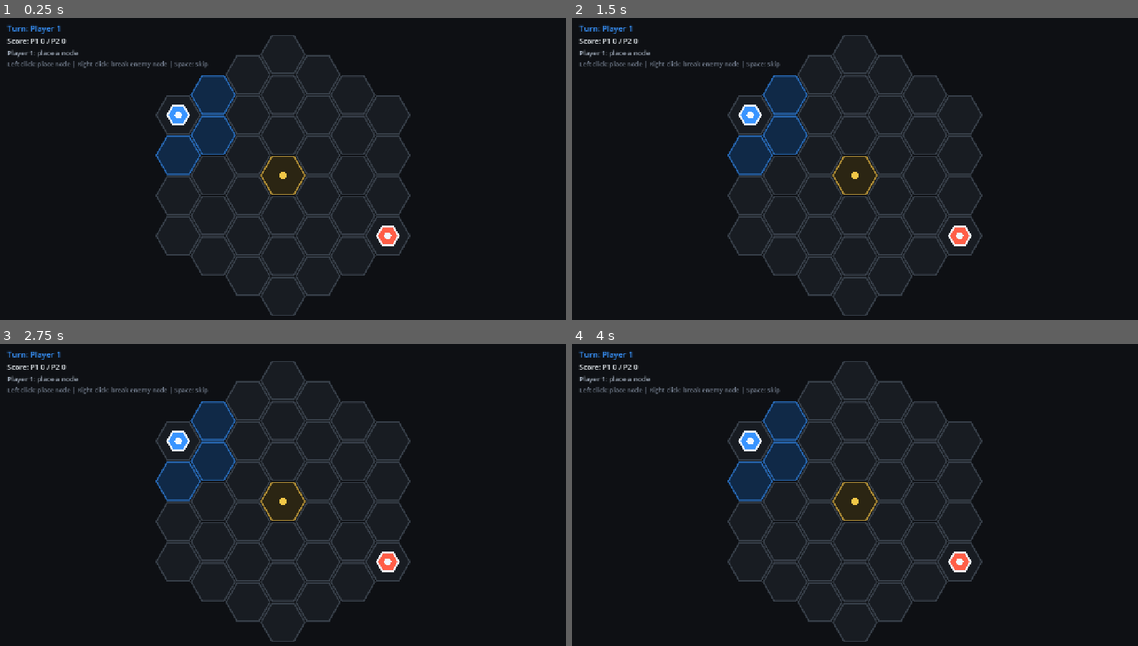
Above: before the commit, frames 1-4 (two rows, left to right).
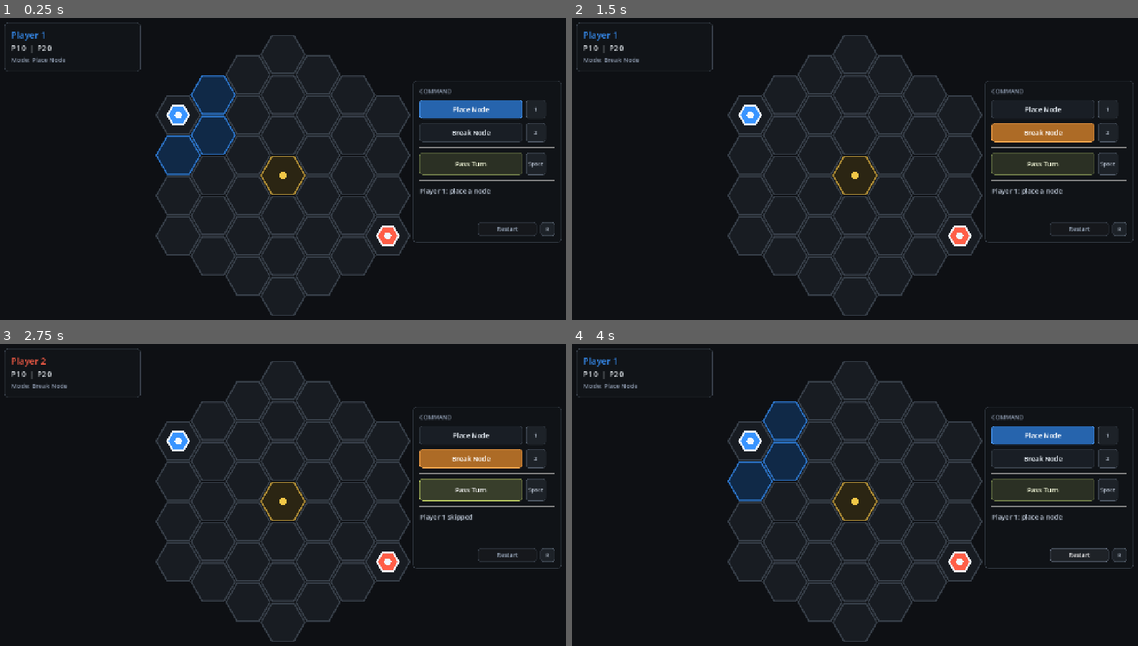
Above: after the commit, the same moments.

Repository: skulhex/hollow-grid
Game: Godot game, scene res://main.tscn
The game is run twice, just before and just after one commit, with the same random seed, the same clock (stepped at 60 frames per second) and the same inputs.
Inputs (mouse positions are in pixels of both pictures, inside the frame that each line leads up to):
- Up to frame 1 (0.25 s): no input
- Up to frame 2 (1.5 s): click (1041, 108) at 0.5 s, where only the run after the commit has a clickable "Place Node"; click (1041, 132) at 1.25 s, where only the run after the commit has a clickable "Break Node"
- Up to frame 3 (2.75 s): click (469, 488) at 2 s, where only the run after the commit has a clickable "Pass Turn"
- Up to frame 4 (4 s): click (1081, 555) at 2.75 s, where only the run after the commit has a clickable "Restart"; click (1081, 555) at 3.5 s, where only the run after the commit has a clickable "Restart"

The runs differ from the first frame. In frame 1, 4.6% of the frame differs, in the area x 0-100%, y 1-75%; in frame 2, 6.9%; in frame 3, 6.8%; in frame 4, 4.6%.

Commit message:
Add action controls and target highlighting

Diff:
--- a/game/main.tscn
+++ b/game/main.tscn
@@ -10,10 +10,10 @@
 [node name="BoardView" type="Node2D" parent="." unique_id=1011226363]
 script = ExtResource("2_board_view")
 
-[node name="HUD" type="CanvasLayer" parent="."]
+[node name="HUD" type="CanvasLayer" parent="." unique_id=1302230406]
 script = ExtResource("3_hud")
 
-[node name="Root" type="Control" parent="HUD"]
+[node name="Root" type="Control" parent="HUD" unique_id=1292622886]
 layout_mode = 3
 anchors_preset = 15
 anchor_right = 1.0
@@ -22,29 +22,146 @@
 grow_vertical = 2
 mouse_filter = 2
 
-[node name="MarginContainer" type="MarginContainer" parent="HUD/Root"]
+[node name="StatusPanel" type="PanelContainer" parent="HUD/Root"]
 layout_mode = 1
-offset_left = 24.0
+offset_left = 18.0
 offset_top = 18.0
-offset_right = 560.0
-offset_bottom = 126.0
+offset_right = 322.0
+offset_bottom = 128.0
+mouse_filter = 2
 
-[node name="VBoxContainer" type="VBoxContainer" parent="HUD/Root/MarginContainer"]
+[node name="StatusMargin" type="MarginContainer" parent="HUD/Root/StatusPanel"]
 layout_mode = 2
-theme_override_constants/separation = 4
+theme_override_constants/margin_left = 14
+theme_override_constants/margin_top = 12
+theme_override_constants/margin_right = 14
+theme_override_constants/margin_bottom = 12
 
-[node name="TurnLabel" type="Label" parent="HUD/Root/MarginContainer/VBoxContainer"]
+[node name="StatusVBox" type="VBoxContainer" parent="HUD/Root/StatusPanel/StatusMargin"]
 layout_mode = 2
-text = "Turn: Player 1"
+theme_override_constants/separation = 5
 
-[node name="ScoreLabel" type="Label" parent="HUD/Root/MarginContainer/VBoxContainer"]
+[node name="TurnLabel" type="Label" parent="HUD/Root/StatusPanel/StatusMargin/StatusVBox"]
 layout_mode = 2
-text = "Score: P1 0 / P2 0"
+text = "Player 1"
 
-[node name="StatusLabel" type="Label" parent="HUD/Root/MarginContainer/VBoxContainer"]
+[node name="ScoreLabel" type="Label" parent="HUD/Root/StatusPanel/StatusMargin/StatusVBox"]
 layout_mode = 2
+text = "P1 0  |  P2 0"
+
+[node name="SelectedLabel" type="Label" parent="HUD/Root/StatusPanel/StatusMargin/StatusVBox"]
+layout_mode = 2
+text = "Mode: Place Node"
+
+[node name="CommandPanel" type="PanelContainer" parent="HUD/Root"]
+layout_mode = 1
+anchors_preset = -1
+anchor_left = 1.0
+anchor_right = 1.0
+offset_left = -350.0
+offset_top = 148.0
+offset_right = -18.0
+offset_bottom = 510.0
+grow_horizontal = 0
+mouse_filter = 0
+
+[node name="CommandMargin" type="MarginContainer" parent="HUD/Root/CommandPanel"]
+layout_mode = 2
+theme_override_constants/margin_left = 14
+theme_override_constants/margin_top = 14
+theme_override_constants/margin_right = 14
+theme_override_constants/margin_bottom = 14
+
+[node name="CommandVBox" type="VBoxContainer" parent="HUD/Root/CommandPanel/CommandMargin"]
+layout_mode = 2
+theme_override_constants/separation = 10
+
+[node name="CommandTitle" type="Label" parent="HUD/Root/CommandPanel/CommandMargin/CommandVBox"]
+layout_mode = 2
+text = "COMMAND"
+
+[node name="PlaceRow" type="HBoxContainer" parent="HUD/Root/CommandPanel/CommandMargin/CommandVBox"]
+layout_mode = 2
+theme_override_constants/separation = 8
+
+[node name="PlaceButton" type="Button" parent="HUD/Root/CommandPanel/CommandMargin/CommandVBox/PlaceRow"]
+custom_minimum_size = Vector2(230, 42)
+layout_mode = 2
+focus_mode = 0
+toggle_mode = true
+text = "Place Node"
+
+[node name="PlaceKeyLabel" type="Label" parent="HUD/Root/CommandPanel/CommandMargin/CommandVBox/PlaceRow"]
+custom_minimum_size = Vector2(44, 42)
+layout_mode = 2
+text = "1"
+horizontal_alignment = 1
+vertical_alignment = 1
+
+[node name="BreakRow" type="HBoxContainer" parent="HUD/Root/CommandPanel/CommandMargin/CommandVBox"]
+layout_mode = 2
+theme_override_constants/separation = 8
+
+[node name="BreakButton" type="Button" parent="HUD/Root/CommandPanel/CommandMargin/CommandVBox/BreakRow"]
+custom_minimum_size = Vector2(230, 42)
+layout_mode = 2
+focus_mode = 0
+toggle_mode = true
+text = "Break Node"
+
+[node name="BreakKeyLabel" type="Label" parent="HUD/Root/CommandPanel/CommandMargin/CommandVBox/BreakRow"]
+custom_minimum_size = Vector2(44, 42)
+layout_mode = 2
+text = "2"
+horizontal_alignment = 1
+vertical_alignment = 1
+
+[node name="CommandSeparator" type="HSeparator" parent="HUD/Root/CommandPanel/CommandMargin/CommandVBox"]
+layout_mode = 2
+
+[node name="SkipRow" type="HBoxContainer" parent="HUD/Root/CommandPanel/CommandMargin/CommandVBox"]
+layout_mode = 2
+theme_override_constants/separation = 8
+
+[node name="SkipButton" type="Button" parent="HUD/Root/CommandPanel/CommandMargin/CommandVBox/SkipRow"]
+custom_minimum_size = Vector2(230, 50)
+layout_mode = 2
+focus_mode = 0
+text = "Pass Turn"
+
+[node name="SkipKeyLabel" type="Label" parent="HUD/Root/CommandPanel/CommandMargin/CommandVBox/SkipRow"]
+custom_minimum_size = Vector2(44, 50)
+layout_mode = 2
+text = "Space"
+horizontal_alignment = 1
+vertical_alignment = 1
+
+[node name="MessageSeparator" type="HSeparator" parent="HUD/Root/CommandPanel/CommandMargin/CommandVBox"]
+layout_mode = 2
+
+[node name="StatusLabel" type="Label" parent="HUD/Root/CommandPanel/CommandMargin/CommandVBox"]
+layout_mode = 2
+size_flags_vertical = 3
 text = "Player 1: place a node"
+autowrap_mode = 3
 
-[node name="HelpLabel" type="Label" parent="HUD/Root/MarginContainer/VBoxContainer"]
+[node name="UtilityRow" type="HBoxContainer" parent="HUD/Root/CommandPanel/CommandMargin/CommandVBox"]
 layout_mode = 2
-text = "Left click: place node | Right click: break enemy node | Space: skip"
+theme_override_constants/separation = 8
+
+[node name="UtilitySpacer" type="Control" parent="HUD/Root/CommandPanel/CommandMargin/CommandVBox/UtilityRow"]
+layout_mode = 2
+size_flags_horizontal = 3
+
+[node name="RestartButton" type="Button" parent="HUD/Root/CommandPanel/CommandMargin/CommandVBox/UtilityRow"]
+custom_minimum_size = Vector2(132, 30)
+layout_mode = 2
+focus_mode = 0
+text = "Restart"
+
+[node name="RestartKeyLabel" type="Label" parent="HUD/Root/CommandPanel/CommandMargin/CommandVBox/UtilityRow"]
+custom_minimum_size = Vector2(32, 30)
+layout_mode = 2
+text = "R"
+horizontal_alignment = 1
+vertical_alignment = 1
--- a/game/scripts/board_view.gd
+++ b/game/scripts/board_view.gd
@@ -6,6 +6,7 @@
 var grid: HexGrid
 var match_state: MatchState
 var hover_cell := HOVER_NONE
+var selected_action_type := GameAction.TYPE_PLACE_NODE
 
 
 func _ready() -> void:
@@ -17,6 +18,14 @@
 	grid = start_grid
 	match_state = start_match_state
 	hover_cell = HOVER_NONE
+	queue_redraw()
+
+
+func set_selected_action_type(action_type: String) -> void:
+	if action_type == selected_action_type:
+		return
+
+	selected_action_type = action_type
 	queue_redraw()
 
 
@@ -56,12 +65,20 @@
 			fill = Color(0.17, 0.145, 0.075)
 			outline = Color(0.72, 0.58, 0.22)
 
+		var is_valid_target := match_state.can_target_action(selected_action_type, cell)
+
+		if is_valid_target:
+			var target_color := _target_color()
+			fill = target_color.darkened(0.72)
+			outline = target_color.darkened(0.22)
+
 		if cell == hover_cell:
-			fill = fill.lightened(0.22)
-			outline = Color(0.88, 0.9, 0.92)
-		elif match_state.can_place_node(cell):
-			fill = GameDefs.player_color(match_state.current_player).darkened(0.72)
-			outline = GameDefs.player_color(match_state.current_player).darkened(0.3)
+			if is_valid_target:
+				fill = fill.lightened(0.3)
+				outline = Color(0.94, 0.97, 1.0)
+			else:
+				fill = fill.lightened(0.08)
+				outline = Color(0.43, 0.47, 0.52)
 
 		_draw_hex(center, grid.hex_size - 3.0, fill, outline, 2.0)
 
@@ -112,6 +129,9 @@
 			draw_circle(center, 18.0, color)
 			draw_circle(center, 8.0, Color(0.95, 0.97, 1.0, 0.78 if object.get("active", false) else 0.35))
 
+		if match_state.can_target_action(selected_action_type, cell):
+			draw_arc(center, 25.0, 0.0, TAU, 48, _target_color().lightened(0.18), 3.0, true)
+
 
 func _draw_hex(center: Vector2, radius: float, fill: Color, outline: Color, width: float) -> void:
 	var points := PackedVector2Array()
@@ -129,3 +149,10 @@
 
 func _cell_to_screen(cell: Vector2i) -> Vector2:
 	return grid.cell_to_screen(cell, get_viewport_rect().size)
+
+
+func _target_color() -> Color:
+	if selected_action_type == GameAction.TYPE_BREAK_NODE:
+		return Color(1.0, 0.62, 0.22)
+
+	return GameDefs.player_color(match_state.current_player)
--- a/game/scripts/hud.gd
+++ b/game/scripts/hud.gd
@@ -1,30 +1,176 @@
 class_name GameHud
 extends CanvasLayer
 
-@onready var turn_label: Label = $Root/MarginContainer/VBoxContainer/TurnLabel
-@onready var score_label: Label = $Root/MarginContainer/VBoxContainer/ScoreLabel
-@onready var status_label: Label = $Root/MarginContainer/VBoxContainer/StatusLabel
-@onready var help_label: Label = $Root/MarginContainer/VBoxContainer/HelpLabel
+signal action_selected(action_type: String)
+signal skip_requested
+signal restart_requested
+
+@onready var status_panel: PanelContainer = $Root/StatusPanel
+@onready var command_panel: PanelContainer = $Root/CommandPanel
+@onready var turn_label: Label = $Root/StatusPanel/StatusMargin/StatusVBox/TurnLabel
+@onready var score_label: Label = $Root/StatusPanel/StatusMargin/StatusVBox/ScoreLabel
+@onready var selected_label: Label = $Root/StatusPanel/StatusMargin/StatusVBox/SelectedLabel
+@onready var command_title: Label = $Root/CommandPanel/CommandMargin/CommandVBox/CommandTitle
+@onready var place_button: Button = $Root/CommandPanel/CommandMargin/CommandVBox/PlaceRow/PlaceButton
+@onready var break_button: Button = $Root/CommandPanel/CommandMargin/CommandVBox/BreakRow/BreakButton
+@onready var skip_button: Button = $Root/CommandPanel/CommandMargin/CommandVBox/SkipRow/SkipButton
+@onready var restart_button: Button = $Root/CommandPanel/CommandMargin/CommandVBox/UtilityRow/RestartButton
+@onready var status_label: Label = $Root/CommandPanel/CommandMargin/CommandVBox/StatusLabel
+@onready var key_labels: Array[Label] = [
+	$Root/CommandPanel/CommandMargin/CommandVBox/PlaceRow/PlaceKeyLabel,
+	$Root/CommandPanel/CommandMargin/CommandVBox/BreakRow/BreakKeyLabel,
+	$Root/CommandPanel/CommandMargin/CommandVBox/SkipRow/SkipKeyLabel,
+	$Root/CommandPanel/CommandMargin/CommandVBox/UtilityRow/RestartKeyLabel,
+]
 
 
 func _ready() -> void:
-	turn_label.add_theme_font_size_override("font_size", 18)
-	score_label.add_theme_font_size_override("font_size", 16)
-	status_label.add_theme_font_size_override("font_size", 15)
-	help_label.add_theme_font_size_override("font_size", 14)
-
-	score_label.add_theme_color_override("font_color", Color(0.88, 0.9, 0.92))
-	status_label.add_theme_color_override("font_color", Color(0.62, 0.66, 0.72))
-	help_label.add_theme_color_override("font_color", Color(0.46, 0.5, 0.57))
+	_apply_theme()
+	place_button.pressed.connect(_on_place_pressed)
+	break_button.pressed.connect(_on_break_pressed)
+	skip_button.pressed.connect(_on_skip_pressed)
+	restart_button.pressed.connect(_on_restart_pressed)
 
 
-func refresh(match_state: MatchState) -> void:
-	turn_label.text = "Turn: %s" % GameDefs.player_label(match_state.current_player)
+func refresh(match_state: MatchState, selected_action_type: String) -> void:
+	turn_label.text = GameDefs.player_label(match_state.current_player)
 	turn_label.add_theme_color_override("font_color", GameDefs.player_color(match_state.current_player))
 
-	score_label.text = "Score: P1 %d / P2 %d" % [
+	score_label.text = "P1 %d  |  P2 %d" % [
 		match_state.scores[GameDefs.PLAYER_ONE],
 		match_state.scores[GameDefs.PLAYER_TWO],
 	]
+	selected_label.text = "Mode: %s" % _action_label(selected_action_type)
 	status_label.text = match_state.status_message
-	help_label.text = "Left click: place node | Right click: break enemy node | Space: skip"
+
+	place_button.button_pressed = selected_action_type == GameAction.TYPE_PLACE_NODE
+	break_button.button_pressed = selected_action_type == GameAction.TYPE_BREAK_NODE
+
+	if match_state.finished:
+		status_label.add_theme_color_override("font_color", Color(1.0, 0.78, 0.28))
+	else:
+		status_label.add_theme_color_override("font_color", Color(0.72, 0.76, 0.82))
+
+
+func _apply_theme() -> void:
+	status_panel.add_theme_stylebox_override("panel", _panel_style(Color(0.07, 0.082, 0.098, 0.8)))
+	command_panel.add_theme_stylebox_override("panel", _panel_style(Color(0.065, 0.078, 0.094, 0.92)))
+
+	turn_label.add_theme_font_size_override("font_size", 20)
+	score_label.add_theme_font_size_override("font_size", 16)
+	selected_label.add_theme_font_size_override("font_size", 14)
+	command_title.add_theme_font_size_override("font_size", 13)
+	status_label.add_theme_font_size_override("font_size", 15)
+
+	score_label.add_theme_color_override("font_color", Color(0.88, 0.9, 0.92))
+	selected_label.add_theme_color_override("font_color", Color(0.55, 0.6, 0.68))
+	command_title.add_theme_color_override("font_color", Color(0.55, 0.6, 0.68))
+
+	_style_action_button(place_button, Color(0.22, 0.58, 1.0))
+	_style_action_button(break_button, Color(1.0, 0.62, 0.22))
+	_style_skip_button(skip_button)
+	_style_utility_button(restart_button)
+
+	for key_label in key_labels:
+		key_label.add_theme_font_size_override("font_size", 12)
+		key_label.add_theme_color_override("font_color", Color(0.72, 0.76, 0.82))
+		key_label.add_theme_stylebox_override("normal", _key_style())
+
+
+func _style_action_button(button: Button, accent: Color) -> void:
+	button.add_theme_font_size_override("font_size", 15)
+	button.add_theme_stylebox_override("normal", _button_style(Color(0.1, 0.12, 0.145), Color(0.22, 0.25, 0.29)))
+	button.add_theme_stylebox_override("hover", _button_style(Color(0.13, 0.155, 0.185), accent.darkened(0.1)))
+	button.add_theme_stylebox_override("pressed", _button_style(accent.darkened(0.32), accent.lightened(0.12)))
+	button.add_theme_stylebox_override("focus", StyleBoxEmpty.new())
+	button.add_theme_color_override("font_color", Color(0.92, 0.95, 0.98))
+	button.add_theme_color_override("font_pressed_color", Color(1.0, 1.0, 1.0))
+
+
+func _style_skip_button(button: Button) -> void:
+	button.add_theme_font_size_override("font_size", 15)
+	button.add_theme_stylebox_override("normal", _button_style(Color(0.17, 0.19, 0.14), Color(0.42, 0.47, 0.28)))
+	button.add_theme_stylebox_override("hover", _button_style(Color(0.22, 0.245, 0.17), Color(0.72, 0.78, 0.38)))
+	button.add_theme_stylebox_override("pressed", _button_style(Color(0.33, 0.37, 0.2), Color(0.9, 0.95, 0.48)))
+	button.add_theme_stylebox_override("focus", StyleBoxEmpty.new())
+	button.add_theme_color_override("font_color", Color(0.96, 0.98, 0.86))
+
+
+func _style_utility_button(button: Button) -> void:
+	button.add_theme_font_size_override("font_size", 13)
+	button.add_theme_stylebox_override("normal", _button_style(Color(0.085, 0.095, 0.11), Color(0.2, 0.23, 0.27)))
+	button.add_theme_stylebox_override("hover", _button_style(Color(0.12, 0.135, 0.155), Color(0.36, 0.4, 0.46)))
+	button.add_theme_stylebox_override("pressed", _button_style(Color(0.16, 0.18, 0.205), Color(0.52, 0.58, 0.66)))
+	button.add_theme_stylebox_override("focus", StyleBoxEmpty.new())
+	button.add_theme_color_override("font_color", Color(0.64, 0.7, 0.78))
+
+
+func _panel_style(color: Color) -> StyleBoxFlat:
+	var style := StyleBoxFlat.new()
+	style.bg_color = color
+	style.border_color = Color(0.22, 0.25, 0.29, 0.95)
+	style.border_width_left = 1
+	style.border_width_top = 1
+	style.border_width_right = 1
+	style.border_width_bottom = 1
+	style.corner_radius_top_left = 8
+	style.corner_radius_top_right = 8
+	style.corner_radius_bottom_left = 8
+	style.corner_radius_bottom_right = 8
+	return style
+
+
+func _button_style(fill: Color, border: Color) -> StyleBoxFlat:
+	var style := StyleBoxFlat.new()
+	style.bg_color = fill
+	style.border_color = border
+	style.border_width_left = 1
+	style.border_width_top = 1
+	style.border_width_right = 1
+	style.border_width_bottom = 1
+	style.corner_radius_top_left = 6
+	style.corner_radius_top_right = 6
+	style.corner_radius_bottom_left = 6
+	style.corner_radius_bottom_right = 6
+	return style
+
+
+func _key_style() -> StyleBoxFlat:
+	var style := StyleBoxFlat.new()
+	style.bg_color = Color(0.12, 0.14, 0.165, 0.92)
+	style.border_color = Color(0.3, 0.34, 0.39)
+	style.border_width_left = 1
+	style.border_width_top = 1
+	style.border_width_right = 1
+	style.border_width_bottom = 1
+	style.corner_radius_top_left = 5
+	style.corner_radius_top_right = 5
+	style.corner_radius_bottom_left = 5
+	style.corner_radius_bottom_right = 5
+	return style
+
+
+func _on_place_pressed() -> void:
+	action_selected.emit(GameAction.TYPE_PLACE_NODE)
+
+
+func _on_break_pressed() -> void:
+	action_selected.emit(GameAction.TYPE_BREAK_NODE)
+
+
+func _on_skip_pressed() -> void:
+	skip_requested.emit()
+
+
+func _on_restart_pressed() -> void:
+	restart_requested.emit()
+
+
+func _action_label(action_type: String) -> String:
+	match action_type:
+		GameAction.TYPE_PLACE_NODE:
+			return "Place Node"
+		GameAction.TYPE_BREAK_NODE:
+			return "Break Node"
+		_:
+			return action_type
--- a/game/scripts/main.gd
+++ b/game/scripts/main.gd
@@ -2,29 +2,39 @@
 
 const BOARD_RADIUS := 3
 const HEX_SIZE := 52.0
+const DEFAULT_ACTION_TYPE := GameAction.TYPE_PLACE_NODE
 
 @onready var board_view: BoardView = $BoardView
 @onready var hud: GameHud = $HUD
 
 var grid: HexGrid
 var match_state: MatchState
+var selected_action_type := DEFAULT_ACTION_TYPE
 
 
 func _ready() -> void:
 	grid = HexGrid.new(BOARD_RADIUS, HEX_SIZE)
 	match_state = MatchState.new(BOARD_RADIUS)
 
+	hud.action_selected.connect(_select_action)
+	hud.skip_requested.connect(_skip_turn)
+	hud.restart_requested.connect(_restart_match)
+
 	board_view.setup(grid, match_state)
+	board_view.set_selected_action_type(selected_action_type)
 	_refresh()
 
 
 func _input(event: InputEvent) -> void:
 	if event is InputEventMouseMotion:
 		_update_hover(event.position)
-	elif event is InputEventMouseButton and event.pressed:
+
+
+func _unhandled_input(event: InputEvent) -> void:
+	if event is InputEventMouseButton and event.pressed:
 		_handle_click(event)
-	elif event.is_action_pressed("ui_accept"):
-		_submit_action(GameAction.skip(match_state.current_player))
+	elif event is InputEventKey and event.pressed and not event.echo:
+		_handle_key(event)
 
 
 func _handle_click(event: InputEventMouseButton) -> void:
@@ -37,17 +47,77 @@
 		return
 
 	if event.button_index == MOUSE_BUTTON_LEFT:
-		_submit_action(GameAction.place_node(match_state.current_player, cell))
+		_submit_selected_cell_action(cell)
 	elif event.button_index == MOUSE_BUTTON_RIGHT:
-		_submit_action(GameAction.break_node(match_state.current_player, cell))
+		_select_action(GameAction.TYPE_BREAK_NODE)
+
+		if match_state.can_target_action(selected_action_type, cell):
+			_submit_selected_cell_action(cell)
 	else:
 		return
+
+
+func _handle_key(event: InputEventKey) -> void:
+	match event.keycode:
+		KEY_1:
+			_select_action(GameAction.TYPE_PLACE_NODE)
+		KEY_2:
+			_select_action(GameAction.TYPE_BREAK_NODE)
+		KEY_SPACE:
+			_skip_turn()
+		KEY_R:
+			_restart_match()
+
+
+func _submit_selected_cell_action(cell: Vector2i) -> Dictionary:
+	if not match_state.can_target_action(selected_action_type, cell):
+		match_state.status_message = "Select a highlighted target for %s" % _action_label(selected_action_type)
+		_refresh()
+		return {
+			"ok": false,
+			"message": match_state.status_message,
+		}
+
+	match selected_action_type:
+		GameAction.TYPE_PLACE_NODE:
+			return _submit_action(GameAction.place_node(match_state.current_player, cell))
+		GameAction.TYPE_BREAK_NODE:
+			return _submit_action(GameAction.break_node(match_state.current_player, cell))
+		_:
+			return {
+				"ok": false,
+				"message": "Unsupported action",
+			}
 
 
 func _submit_action(action: GameAction) -> Dictionary:
 	var result := match_state.apply_action(action.to_payload())
 	_refresh()
 	return result
+
+
+func _select_action(action_type: String) -> void:
+	if action_type != GameAction.TYPE_PLACE_NODE and action_type != GameAction.TYPE_BREAK_NODE:
+		return
+
+	selected_action_type = action_type
+	board_view.set_selected_action_type(selected_action_type)
+	_refresh()
+
+
+func _skip_turn() -> void:
+	if match_state.finished:
+		return
+
+	_submit_action(GameAction.skip(match_state.current_player))
+
+
+func _restart_match() -> void:
+	match_state.setup_match()
+	selected_action_type = DEFAULT_ACTION_TYPE
+	board_view.set_selected_action_type(selected_action_type)
+	board_view.set_hover_cell(BoardView.HOVER_NONE)
+	_refresh()
 
 
 func _update_hover(mouse_position: Vector2) -> void:
@@ -60,5 +130,16 @@
 
 
 func _refresh() -> void:
+	board_view.set_selected_action_type(selected_action_type)
 	board_view.queue_redraw()
-	hud.refresh(match_state)
+	hud.refresh(match_state, selected_action_type)
+
+
+func _action_label(action_type: String) -> String:
+	match action_type:
+		GameAction.TYPE_PLACE_NODE:
+			return "Place"
+		GameAction.TYPE_BREAK_NODE:
+			return "Break"
+		_:
+			return action_type
--- a/game/scripts/match_state.gd
+++ b/game/scripts/match_state.gd
@@ -84,6 +84,37 @@
 	return has_active_neighbor(current_player, cell)
 
 
+func can_break_node(cell: Vector2i) -> bool:
+	if not contains_cell(cell):
+		return false
+
+	var object := get_object(cell)
+
+	if object.is_empty():
+		return false
+
+	if object.get("type") != OBJECT_NODE:
+		return false
+
+	if object.get("owner") == current_player:
+		return false
+
+	return has_active_neighbor(current_player, cell)
+
+
+func can_target_action(action_type: String, cell: Vector2i) -> bool:
+	if finished:
+		return false
+
+	match action_type:
+		GameAction.TYPE_PLACE_NODE:
+			return can_place_node(cell)
+		GameAction.TYPE_BREAK_NODE:
+			return can_break_node(cell)
+		_:
+			return false
+
+
 func contains_cell(cell: Vector2i) -> bool:
 	return abs(cell.x) <= board_radius and abs(cell.y) <= board_radius and abs(cell.x + cell.y) <= board_radius
 
Not shown: 1 places in game/main.tscn that only renumber resources
